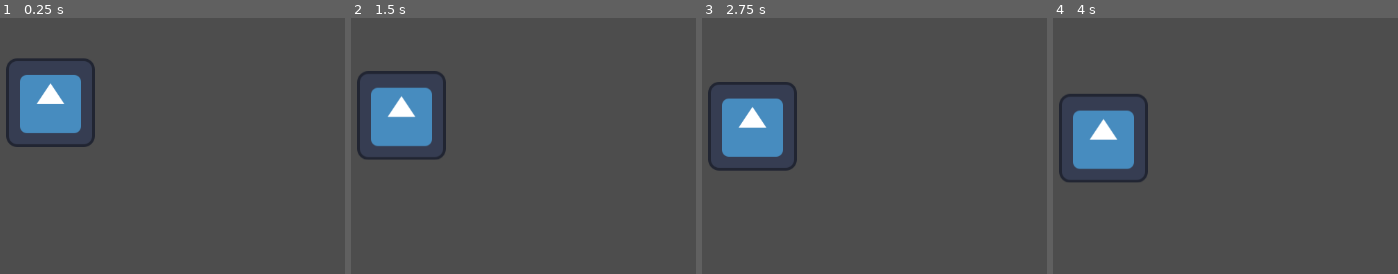
Above: before the commit, frames 1-4 (left to right).
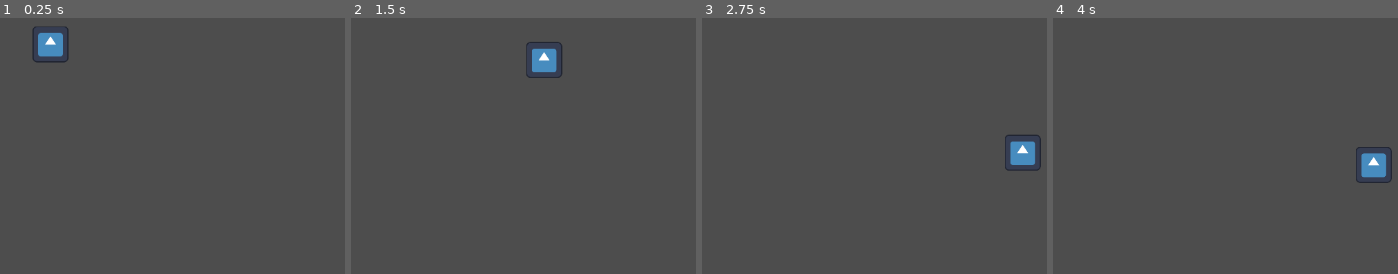
Above: after the commit, the same moments.

Repository: drew-abbo/gmtk_game_jam_game
Game: Godot game, scene res://main.tscn
Two runs of this game, one before a commit and one after it. Both use one fixed random seed, a clock stepped at 60 frames per second and the inputs below. The engine's default icon, where the game draws it, is replaced by a stand-in: a white triangle on a blue panel in a dark square.
Inputs:
- Up to frame 1 (0.25 s): no input
- Up to frame 2 (1.5 s): hold D (move_right, bound only after the commit) 0.53-1.28 s; hold S (move_down, bound only after the commit) from 1.28 s (still down)
- Up to frame 3 (2.75 s): release S (move_down, bound only after the commit) at 2.03 s; hold D (move_right, bound only after the commit) from 2.03 s (still down)
- Up to frame 4 (4 s): release D (move_right, bound only after the commit) at 2.78 s; hold W (move_up, bound only after the commit) 2.78-3.53 s; hold A (move_left, bound only after the commit) from 3.53 s (still down)

The runs differ from the first frame. In frame 1, 5.9% of the frame differs, in the area x 1-28%, y 3-51%; in frame 2, 6.1%; in frame 3, 6.1%, in the area x 1-99%, y 25-60%; in frame 4, 6.1%.

Commit message:
Added a block that can be controlled and placed.

Diff:
--- /dev/null
+++ b/Building/building_piece.gd
@@ -0,0 +1,50 @@
+extends RigidBody2D
+
+
+## Emits when the block contacts something
+signal building_piece_collided
+
+## The speed that the piece moves at left and right when controlled.
+@export var left_right_move_speed: float = 500
+@export var up_down_move_speed: float = 500
+@export var rotate_speed: float = 10
+
+var is_player_controlled: bool = true
+var is_locked: bool = false
+
+
+# Called when the node enters the scene tree for the first time.
+func _ready() -> void:
+	pass # Replace with function body.
+
+
+# Called every frame. 'delta' is the elapsed time since the previous frame.
+func _physics_process(delta: float) -> void:
+	if is_player_controlled:
+		linear_velocity.x += (
+				Input.get_axis("move_left", "move_right") * left_right_move_speed * delta)
+		linear_velocity.y += (
+				Input.get_axis("move_up", "move_down") * up_down_move_speed * delta)
+		angular_velocity += (
+				Input.get_axis("rotate_left", "rotate_right") * rotate_speed * delta)
+
+
+# when it contacts something lock it in place and remove player control
+func _on_body_entered(_body: Node) -> void:
+	is_player_controlled = false;
+
+	# stop movement
+	linear_velocity = Vector2(0, 0);
+	angular_velocity = 0;
+
+	# remove it's ability to collide
+	set_collision_layer_value(1, false)
+	set_collision_mask_value(1, false)
+
+	# make it so that this function doesn't get fired again if it regains the
+	# ability to collide
+	max_contacts_reported = 0
+	contact_monitor = false
+
+	# send a signal that says that we hit something
+	building_piece_collided.emit()
--- /dev/null
+++ b/Building/building_piece.tscn
@@ -0,0 +1,10 @@
+[gd_scene load_steps=2 format=3 uid="uid://cjg4a5yo4wh6x"]
+
+[ext_resource type="Script" path="res://Building/building_piece.gd" id="1_haemo"]
+
+[node name="BuildingPiece" type="RigidBody2D"]
+max_contacts_reported = 1
+contact_monitor = true
+script = ExtResource("1_haemo")
+
+[connection signal="body_entered" from="." to="." method="_on_body_entered"]
--- a/main.tscn
+++ b/main.tscn
@@ -1,10 +1,11 @@
-[gd_scene load_steps=5 format=3 uid="uid://mnmxtuvicw0l"]
+[gd_scene load_steps=6 format=3 uid="uid://mnmxtuvicw0l"]
 
 [ext_resource type="Texture2D" uid="uid://bf2tvur5u3q5w" path="res://icon.svg" id="1_gx7kr"]
 [ext_resource type="Script" path="res://main.gd" id="1_tqc63"]
+[ext_resource type="PackedScene" uid="uid://cjg4a5yo4wh6x" path="res://Building/building_piece.tscn" id="2_1hl0i"]
 
-[sub_resource type="RectangleShape2D" id="RectangleShape2D_4myx8"]
-size = Vector2(128, 128)
+[sub_resource type="RectangleShape2D" id="RectangleShape2D_aqk85"]
+size = Vector2(52, 52)
 
 [sub_resource type="WorldBoundaryShape2D" id="WorldBoundaryShape2D_50s15"]
 distance = -75.0
@@ -12,14 +13,16 @@
 [node name="Main" type="Node2D"]
 script = ExtResource("1_tqc63")
 
-[node name="RigidBody2D" type="RigidBody2D" parent="."]
-position = Vector2(0, -22)
+[node name="BuildingPiece" parent="." instance=ExtResource("2_1hl0i")]
+position = Vector2(0, -78)
+gravity_scale = 0.0
 
-[node name="Sprite2D" type="Sprite2D" parent="RigidBody2D"]
+[node name="CollisionShape2D" type="CollisionShape2D" parent="BuildingPiece"]
+shape = SubResource("RectangleShape2D_aqk85")
+
+[node name="Sprite2D" type="Sprite2D" parent="BuildingPiece"]
+scale = Vector2(0.40625, 0.40625)
 texture = ExtResource("1_gx7kr")
-
-[node name="CollisionShape2D" type="CollisionShape2D" parent="RigidBody2D"]
-shape = SubResource("RectangleShape2D_4myx8")
 
 [node name="MainCamera" type="Camera2D" parent="."]
 
--- a/project.godot
+++ b/project.godot
@@ -22,3 +22,40 @@
 [dotnet]
 
 project/assembly_name="gmtk_game"
+
+[input]
+
+move_left={
+"deadzone": 0.5,
+"events": [Object(InputEventKey,"resource_local_to_scene":false,"resource_name":"","device":-1,"window_id":0,"alt_pressed":false,"shift_pressed":false,"ctrl_pressed":false,"meta_pressed":false,"pressed":false,"keycode":0,"physical_keycode":65,"key_label":0,"unicode":97,"echo":false,"script":null)
+, Object(InputEventKey,"resource_local_to_scene":false,"resource_name":"","device":-1,"window_id":0,"alt_pressed":false,"shift_pressed":false,"ctrl_pressed":false,"meta_pressed":false,"pressed":false,"keycode":0,"physical_keycode":4194319,"key_label":0,"unicode":0,"echo":false,"script":null)
+]
+}
+move_right={
+"deadzone": 0.5,
+"events": [Object(InputEventKey,"resource_local_to_scene":false,"resource_name":"","device":-1,"window_id":0,"alt_pressed":false,"shift_pressed":false,"ctrl_pressed":false,"meta_pressed":false,"pressed":false,"keycode":0,"physical_keycode":68,"key_label":0,"unicode":100,"echo":false,"script":null)
+, Object(InputEventKey,"resource_local_to_scene":false,"resource_name":"","device":-1,"window_id":0,"alt_pressed":false,"shift_pressed":false,"ctrl_pressed":false,"meta_pressed":false,"pressed":false,"keycode":0,"physical_keycode":4194321,"key_label":0,"unicode":0,"echo":false,"script":null)
+]
+}
+move_down={
+"deadzone": 0.5,
+"events": [Object(InputEventKey,"resource_local_to_scene":false,"resource_name":"","device":-1,"window_id":0,"alt_pressed":false,"shift_pressed":false,"ctrl_pressed":false,"meta_pressed":false,"pressed":false,"keycode":0,"physical_keycode":83,"key_label":0,"unicode":115,"echo":false,"script":null)
+, Object(InputEventKey,"resource_local_to_scene":false,"resource_name":"","device":-1,"window_id":0,"alt_pressed":false,"shift_pressed":false,"ctrl_pressed":false,"meta_pressed":false,"pressed":false,"keycode":0,"physical_keycode":4194322,"key_label":0,"unicode":0,"echo":false,"script":null)
+]
+}
+move_up={
+"deadzone": 0.5,
+"events": [Object(InputEventKey,"resource_local_to_scene":false,"resource_name":"","device":-1,"window_id":0,"alt_pressed":false,"shift_pressed":false,"ctrl_pressed":false,"meta_pressed":false,"pressed":false,"keycode":0,"physical_keycode":87,"key_label":0,"unicode":119,"echo":false,"script":null)
+, Object(InputEventKey,"resource_local_to_scene":false,"resource_name":"","device":-1,"window_id":0,"alt_pressed":false,"shift_pressed":false,"ctrl_pressed":false,"meta_pressed":false,"pressed":false,"keycode":0,"physical_keycode":4194320,"key_label":0,"unicode":0,"echo":false,"script":null)
+]
+}
+rotate_left={
+"deadzone": 0.5,
+"events": [Object(InputEventKey,"resource_local_to_scene":false,"resource_name":"","device":-1,"window_id":0,"alt_pressed":false,"shift_pressed":false,"ctrl_pressed":false,"meta_pressed":false,"pressed":false,"keycode":0,"physical_keycode":69,"key_label":0,"unicode":101,"echo":false,"script":null)
+]
+}
+rotate_right={
+"deadzone": 0.5,
+"events": [Object(InputEventKey,"resource_local_to_scene":false,"resource_name":"","device":-1,"window_id":0,"alt_pressed":false,"shift_pressed":false,"ctrl_pressed":false,"meta_pressed":false,"pressed":false,"keycode":0,"physical_keycode":82,"key_label":0,"unicode":114,"echo":false,"script":null)
+]
+}
